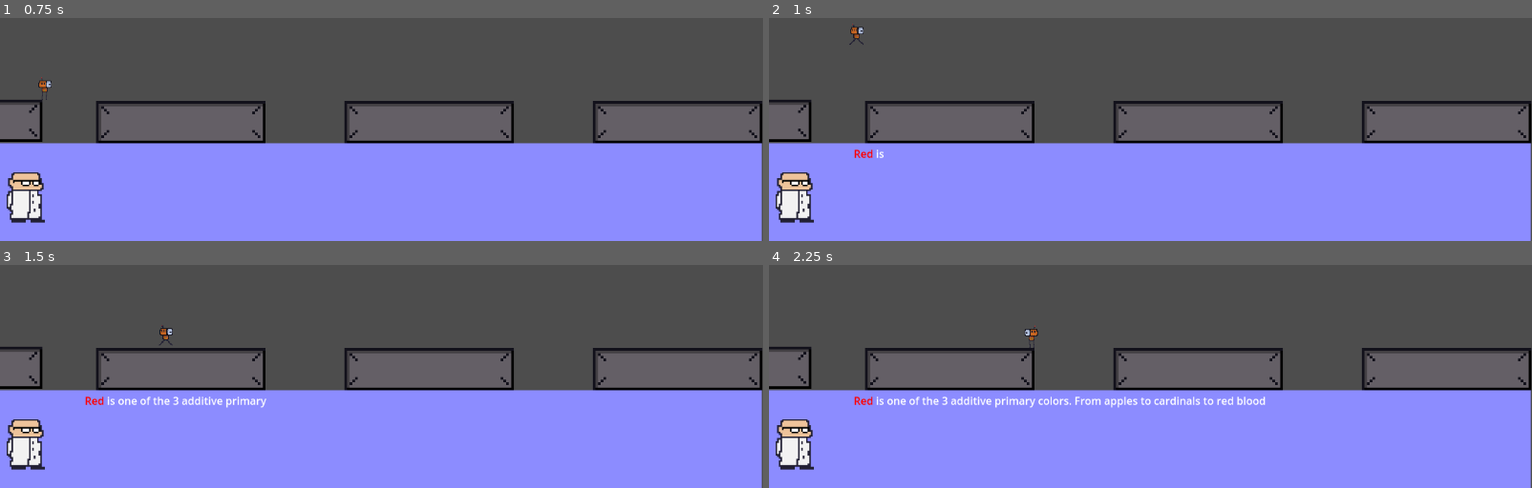
Above: before the commit, frames 1-4 (two rows, left to right).
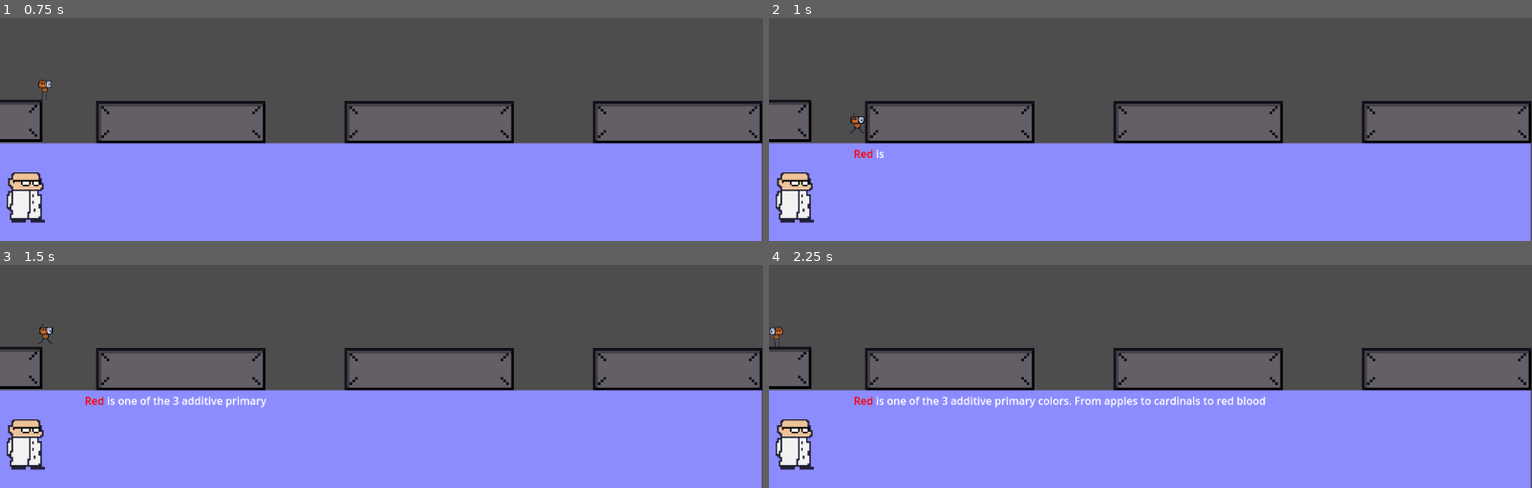
Above: after the commit, the same moments.

Repository: Gamnraa/gmtk2025
Game: Godot game, scene res://MainScene.tscn
Two runs of this game, one before a commit and one after it. Both use one fixed random seed, a clock stepped at 60 frames per second and the inputs below.
Inputs:
- Up to frame 1 (0.75 s): tap Enter (enter) at 0.5, 0.6 s; hold D (right) from 0.53 s (still down)
- Up to frame 2 (1 s): keep holding D (right); tap Space (jump) at 0.77 s
- Up to frame 3 (1.5 s): keep holding D (right); tap Enter (enter) at 1.35 s
- Up to frame 4 (2.25 s): tap Space (jump) at 1.52 s; release D (right) at 2.03 s; hold A (left) from 2.03 s (still down); tap Enter (enter) at 2.1 s

Frame 1 is identical in both runs. In frame 2, 0.2% of the frame differs, in the area x 10-13%, y 2-52%; in frame 3, 0.2%; in frame 4, 0.2%.

Commit message:
Adjust hitboxes

Diff:
--- a/Nodes/Player.tscn
+++ b/Nodes/Player.tscn
@@ -4,7 +4,7 @@
 [ext_resource type="Texture2D" uid="uid://qqwibfxenf3f" path="res://Graphics/spritesheet.png" id="2_bkgf5"]
 
 [sub_resource type="RectangleShape2D" id="RectangleShape2D_owxo4"]
-size = Vector2(32, 32)
+size = Vector2(18.3333, 28.5)
 
 [sub_resource type="Animation" id="Animation_kl0bm"]
 length = 0.001
@@ -81,6 +81,7 @@
 script = ExtResource("1_bkgf5")
 
 [node name="CollisionShape2D" type="CollisionShape2D" parent="."]
+position = Vector2(1.66667, 1.75)
 shape = SubResource("RectangleShape2D_owxo4")
 
 [node name="Sprite2D" type="Sprite2D" parent="."]
